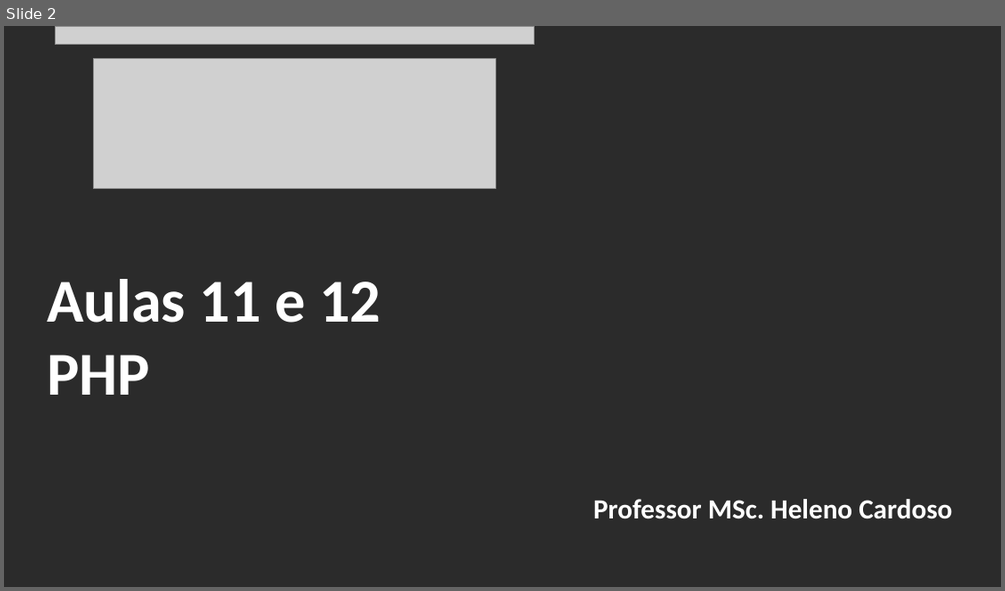
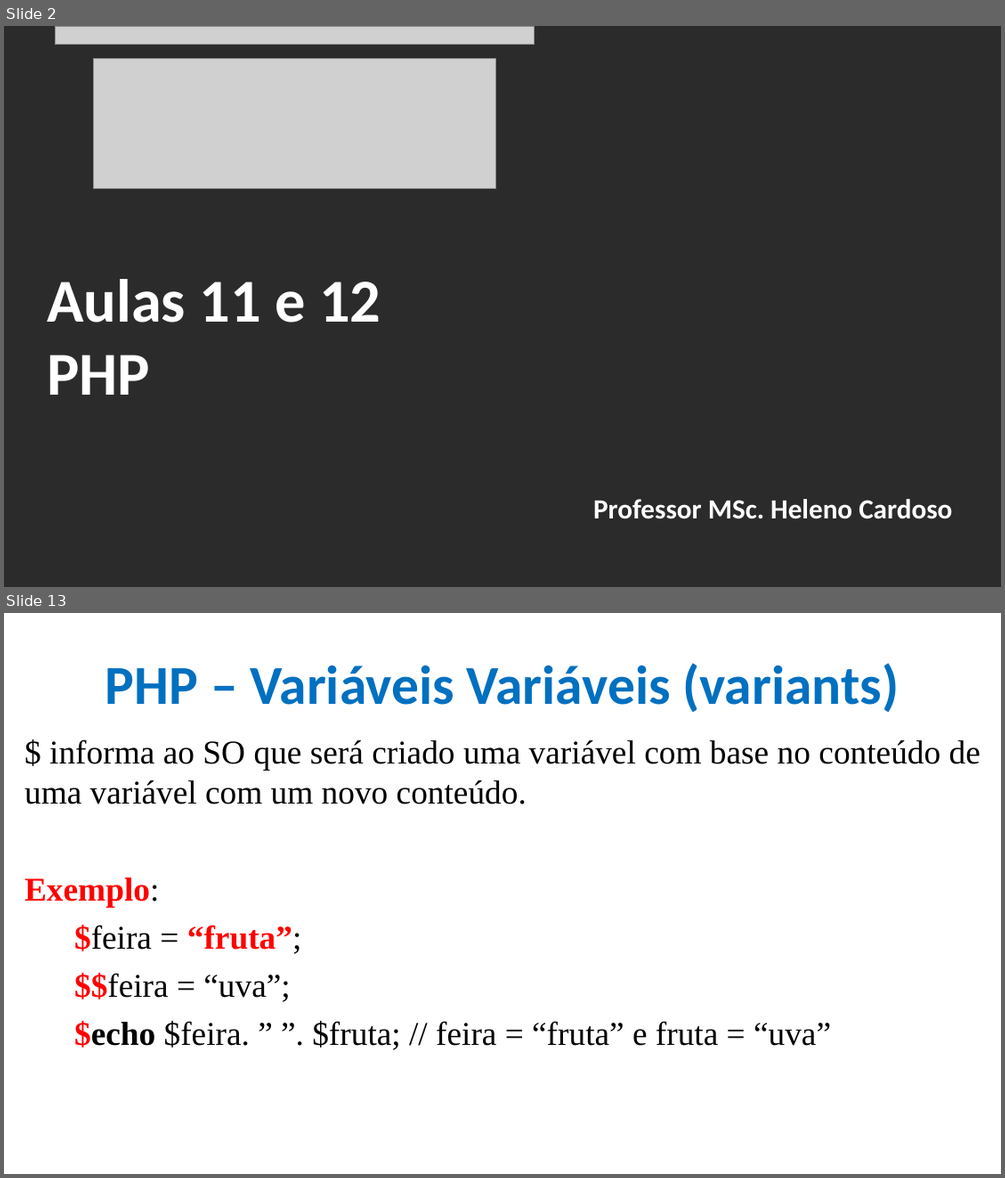
Before and after one commit to CloudEducationBrazil/WydenDesenvolvimentoWebPHP, a slide deck: 01 Classes/Aula 11 e 12 Desenvolvimento Web PHP - PHP.pptx. Shown one above the other, each under a label of ours: slide 2 before the commit, slides 2 and 13 after it; the slides between them are not shown. The pictures are 1005x591 and 1005x1178 pixels, drawn with LibreOffice and Linux fonts; fonts in the diff are those of the drawing; grey boxes stand for pictures; background and template pictures are left out; a plain dark background stands for a picture behind light text. Boxes give left, top, right and bottom in pixels: in the first picture for what was removed or moved away, otherwise in the second. Text is boxed around its words. In the diff, an @@ line names an element or a change of style, - is before the commit and + after.

```diff
--- a/01 Classes/Aula 11 e 12 Desenvolvimento Web PHP - PHP.pptx
+++ b/01 Classes/Aula 11 e 12 Desenvolvimento Web PHP - PHP.pptx
@@ slide 13 added at (x1=4, y1=613, x2=1001, y2=1174), background picture (left out) @@
@@ title added at (x1=105, y1=663, x2=899, y2=712), 39.6 pt, text #0070C0, bold @@
+PHP – Variáveis Variáveis (variants)
@@ text added at (x1=24, y1=739, x2=980, y2=1050), 24 pt, text #000000 @@
+$ informa ao SO que será criado uma variável com base no conteúdo de uma variável com um novo conteúdo.
+Exemplo:
+$feira = “fruta”;
+$$feira = “uva”;
+$echo $feira. ” ”. $fruta; // feira = “fruta” e fruta = “uva”
```
Also in this commit, not shown: 10 slides changed, 14 other slides added, 1 other file.
